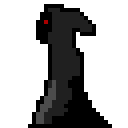
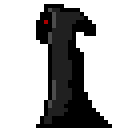
Comparing the layer stacks of the two w=128, h=128 images. Changes:
renamed "Layer 1" to "Layer 2", painted on it over [28, 8, 92, 128]
